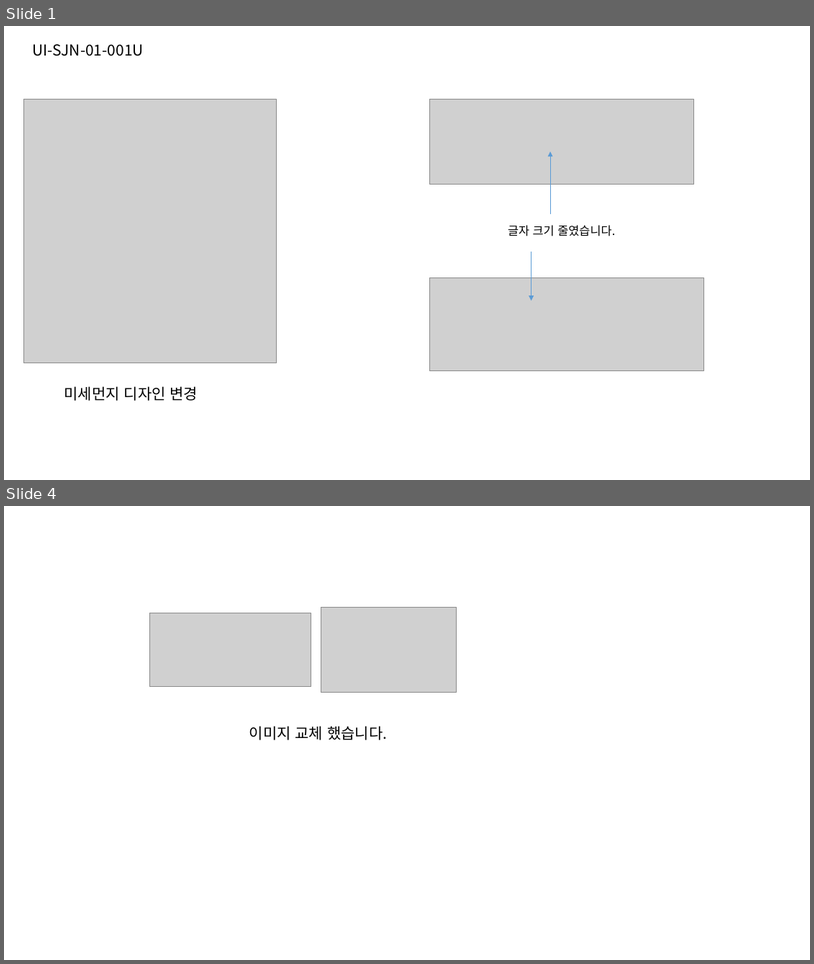
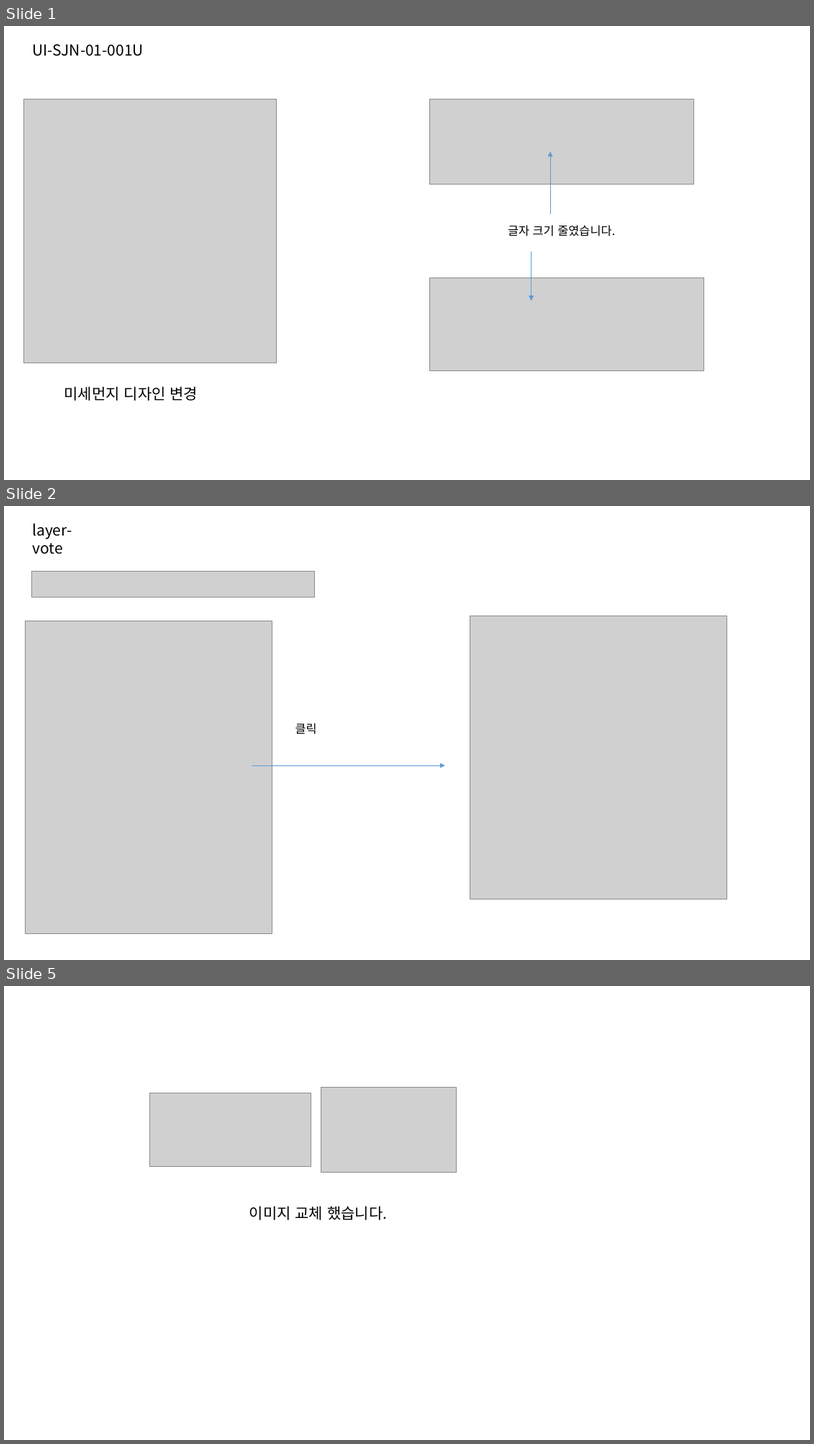
Before and after one commit to jeoungGyy/sejong, a slide deck: ppt/05-10.pptx. Shown one above the other, each under a label of ours: slides 1 and 4 before the commit, slides 1, 2 and 5 after it; the slides between them are not shown. The pictures are 814x964 and 814x1444 pixels, drawn with LibreOffice and Linux fonts; fonts in the diff are those of the drawing; grey boxes stand for pictures. Boxes give left, top, right and bottom in pixels: in the first picture for what was removed or moved away, otherwise in the second. Text is boxed around its words. In the diff, an @@ line names an element or a change of style, - is before the commit and + after.

```diff
--- a/ppt/05-10.pptx
+++ b/ppt/05-10.pptx
@@ slide 2 added at (4,506,810,960), background #FFFFFF @@
@@ text added at (32,523,72,554), 18 pt, text #000000 @@
+layer-vote
@@ picture added at (31,572,315,597) @@
@@ picture added at (26,621,273,934) @@
@@ picture added at (471,615,728,898) @@
@@ text added at (296,723,317,734), 14 pt, text #000000 @@
+클릭
@@ arrow added from (252, 765) to (445, 765), #5B9BD5 0.5 pt @@
@@ what was slide 4 is now slide 5 @@
```
Also in this commit, not shown: 1 slide changed, 1 other slide added, 1 slide removed, 9 other files.
